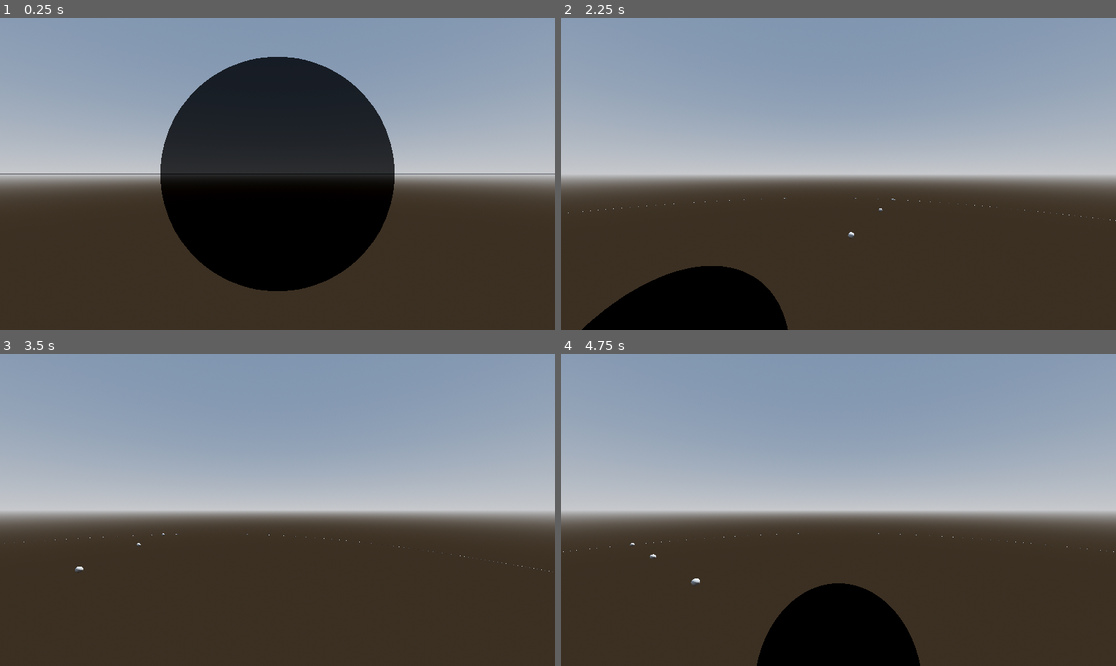
Above: before the commit, frames 1-4 (two rows, left to right).
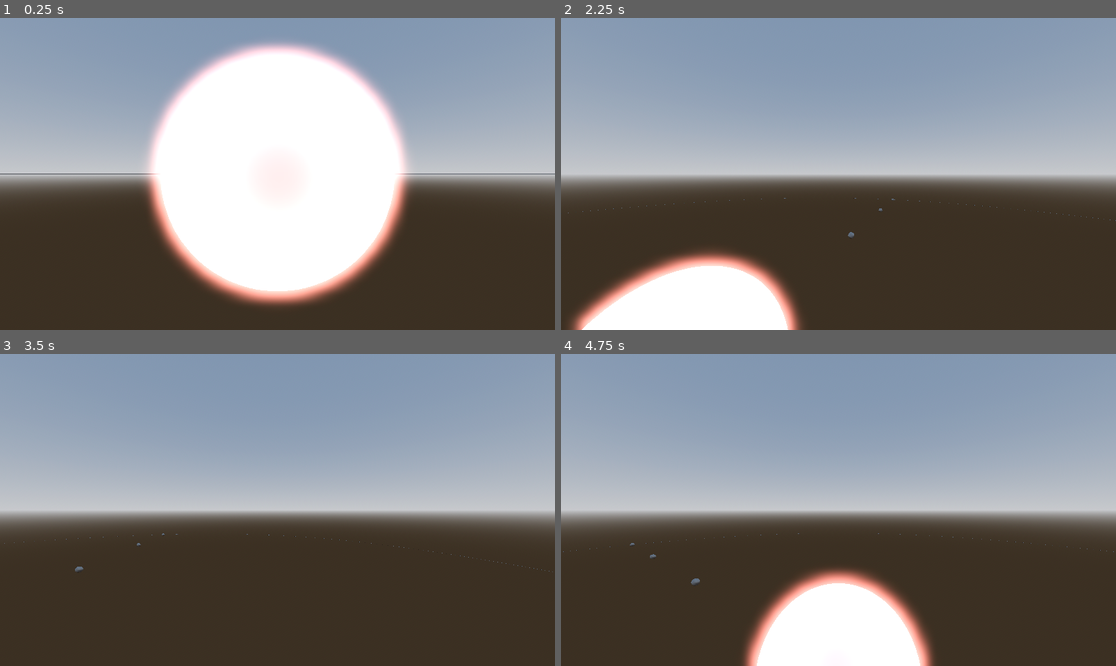
Above: after the commit, the same moments.

Repository: Pekersen/NFTL_Test_1.1
Game: Godot game, scene res://main.tscn
Two runs of this game, one before a commit and one after it. Both use one fixed random seed, a clock stepped at 60 frames per second and the inputs below.
Inputs (mouse positions are in pixels of both pictures, inside the frame that each line leads up to):
- Up to frame 1 (0.25 s): no input
- Up to frame 2 (2.25 s): tap Enter at 0.5 s; move the mouse to (960, 158) at 0.52 s; hold D (right) 0.53-1.25 s; click (960, 158) at 0.6 s; drag from (727, 189) to (810, 236) at 1.27 s; tap F (camera_reset) at 2 s; move the mouse to (894, 105) at 2.02 s; hold D (right) from 2.03 s (still down); hold Middle mouse button (camera_to_cursor) from 2.03 s (still down)
- Up to frame 3 (3.5 s): click (333, 441) at 2.3 s; release D (right) at 2.75 s; release Middle mouse button (camera_to_cursor) at 2.75 s; drag from (249, 572) to (111, 463) at 2.77 s
- Up to frame 4 (4.75 s): move the mouse to (1005, 556) at 3.52 s; hold A (left) 3.53-4.25 s; hold Mouse wheel down (zoom_out) 3.53-4.25 s; click (1005, 556) at 3.8 s; drag from (672, 463) to (755, 432) at 4.27 s

The runs differ from the first frame. In frame 1, 32% of the frame differs, in the area x 25-75%, y 7-93%; in frame 2, 7.9%; in frame 3, less than 0.1%; in frame 4, 8.3%.

Commit message:
I did this in school

Diff:
--- a/Camera/camera_movement.gd
+++ b/Camera/camera_movement.gd
@@ -1,6 +1,7 @@
 extends CharacterBody3D
 
 @onready var springArm = $SpringArm3D
+@onready var camera = $SpringArm3D/Camera3D
 var SPEED = 7.5
 
 
@@ -24,3 +25,37 @@
 
 	rotation_degrees.x = springArm.rotation_degrees.x
 	rotation_degrees.y = springArm.rotation_degrees.y
+
+func _input(event):
+	if event.is_action_released("click"):
+		shoot_ray()
+
+func shoot_ray():
+	# Get the position of the mouse on the screen (in 2D viewport coordinates)
+	var mouse_pos = get_viewport().get_mouse_position()
+	# Define the length of the ray to be cast (1000 units in 3D space)
+	var ray_length = 1000
+	# Calculate the origin point of the ray in 3D space using the camera's
+	# position and the mouse position
+	var from = camera.project_ray_origin(mouse_pos)
+	# Calculate the end point of the ray in 3D space by extending the ray
+	# from its origin along its direction (normal)
+	var to = from + camera.project_ray_normal(mouse_pos) * ray_length
+	# Get the space state from the 3D world to perform the raycasting operation
+	var space = get_world_3d().direct_space_state
+	# Create a new PhysicsRayQueryParameters3D object to define the parameters
+	# for the raycast
+	var ray_query = PhysicsRayQueryParameters3D.new()
+	# Set the origin point of the ray
+	ray_query.from = from
+	# Set the target point of the ray (where the ray ends after traveling the
+	# defined length)
+	ray_query.to = to
+	# Perform the raycast and store the result (if the ray hits something, the
+	# result will contain information about the hit)
+	var raycast_result = space.intersect_ray(ray_query)
+
+	# HERE IS WHERE YOU CAN MAKE IT DO SOMETHING (LIKE OPEN A GUI MENU)
+	# TODO:
+	if !raycast_result.is_empty():
+		print("clicked " + str(raycast_result.collider))
--- a/Camera/player_camera.tscn
+++ b/Camera/player_camera.tscn
@@ -7,6 +7,7 @@
 script = ExtResource("1_47gtb")
 
 [node name="SpringArm3D" type="SpringArm3D" parent="."]
+collision_mask = 0
 spring_length = 2.0
 margin = 0.001
 script = ExtResource("2_ohl0f")
--- a/Celestial Objects/Planets/planet.gd
+++ b/Celestial Objects/Planets/planet.gd
@@ -1,7 +1,8 @@
 extends Planet
 
-@onready var planetMesh = $"Rotation Point/Core/True Planet"
-@onready var core = $"Rotation Point/Core"
+@onready var planetMesh = $"RotationPoint/Core/TruePlanet"
+@onready var core = $"RotationPoint/Core"
+@onready var planetCollision = $"RotationPoint/Core/PlanetCollision"
 
 func _init():
 	distance = 10
@@ -11,13 +12,16 @@
 
 # Called when the node enters the scene tree for the first time.
 func _ready():
-
+	# Init orbit visuals
 	orbitMesh.mesh.outer_radius = distance
 	orbitMesh.mesh.inner_radius = distance - 0.005
 	core.position.x = distance
-
+	# Init planet visuals
 	planetMesh.mesh.radius = radius
 	planetMesh.mesh.height = radius * 2
+	# Init click area
+	planetCollision.shape.radius = radius + click_forgiveness
+
 
 # Called every frame. 'delta' is the elapsed time since the previous frame.
 func _process(delta: float) -> void:
--- a/Celestial Objects/Planets/planet.tscn
+++ b/Celestial Objects/Planets/planet.tscn
@@ -12,18 +12,23 @@
 radius = 0.1
 height = 0.2
 
+[sub_resource type="SphereShape3D" id="SphereShape3D_gfk4t"]
+
 [node name="Planet" type="Node3D" node_paths=PackedStringArray("rotationPoint", "orbitMesh")]
 script = ExtResource("1_21ytp")
-rotationPoint = NodePath("Rotation Point")
+rotationPoint = NodePath("RotationPoint")
 orbitMesh = NodePath("Orbit")
 
 [node name="Orbit" type="MeshInstance3D" parent="."]
 mesh = SubResource("TorusMesh_3ugw0")
 
-[node name="Rotation Point" type="Node3D" parent="."]
+[node name="RotationPoint" type="Node3D" parent="."]
 
-[node name="Core" type="Node3D" parent="Rotation Point"]
+[node name="Core" type="StaticBody3D" parent="RotationPoint"]
 transform = Transform3D(1, 0, 0, 0, 1, 0, 0, 0, 1, 20, 0, 0)
 
-[node name="True Planet" type="MeshInstance3D" parent="Rotation Point/Core"]
+[node name="TruePlanet" type="MeshInstance3D" parent="RotationPoint/Core"]
 mesh = SubResource("SphereMesh_xsawm")
+
+[node name="PlanetCollision" type="CollisionShape3D" parent="RotationPoint/Core"]
+shape = SubResource("SphereShape3D_gfk4t")
--- a/Celestial Objects/Planets/planets_script.gd
+++ b/Celestial Objects/Planets/planets_script.gd
@@ -4,6 +4,7 @@
 @export var orbitMesh : Node3D
 
 var distance : float
+var distance_offset : float
 var num_moons : int
 var rings : bool
 var ring_size : float
--- a/Celestial Objects/Stars/star.gd
+++ b/Celestial Objects/Stars/star.gd
@@ -1,6 +1,6 @@
 extends Star
 
-@onready var starMesh = $MeshInstance3D
+@onready var starMesh = $StarMesh
 
 # Called when the node enters the scene tree for the first time.
 func _ready():
--- a/Celestial Objects/Stars/star.tscn
+++ b/Celestial Objects/Stars/star.tscn
@@ -1,20 +1,29 @@
-[gd_scene load_steps=5 format=3 uid="uid://bequjodqr8tcj"]
+[gd_scene load_steps=6 format=3 uid="uid://bequjodqr8tcj"]
 
 [ext_resource type="Script" path="res://Celestial Objects/Stars/star.gd" id="1_81nsq"]
-[ext_resource type="Shader" path="res://Shaders/highlight.gdshader" id="2_sigu1"]
+[ext_resource type="Shader" path="res://Shaders/star.gdshader" id="2_dithh"]
 
-[sub_resource type="ShaderMaterial" id="ShaderMaterial_ob10o"]
+[sub_resource type="ShaderMaterial" id="ShaderMaterial_2035w"]
 render_priority = 0
-shader = ExtResource("2_sigu1")
-shader_parameter/outline_color = Color(1, 1, 1, 1)
-shader_parameter/outline_width = 2.0
-shader_parameter/constant_width = true
+shader = ExtResource("2_dithh")
+shader_parameter/Glow_Power = 1.099
+shader_parameter/Lightness_Difference = 1.538
+shader_parameter/Sun_Color = Color(1, 0.329412, 0.309804, 1)
+shader_parameter/waveSpeed = 0.177
+shader_parameter/fresnel = 2.0
+shader_parameter/scale = 0.0
+shader_parameter/blendSharpness = 0.0
 
 [sub_resource type="SphereMesh" id="SphereMesh_f1oyn"]
-material = SubResource("ShaderMaterial_ob10o")
+material = SubResource("ShaderMaterial_2035w")
 
-[node name="Star" type="Node3D"]
+[sub_resource type="SphereShape3D" id="SphereShape3D_4mdgf"]
+
+[node name="Star" type="StaticBody3D"]
 script = ExtResource("1_81nsq")
 
-[node name="MeshInstance3D" type="MeshInstance3D" parent="."]
+[node name="StarMesh" type="MeshInstance3D" parent="."]
 mesh = SubResource("SphereMesh_f1oyn")
+
+[node name="CollisionShape3D" type="CollisionShape3D" parent="."]
+shape = SubResource("SphereShape3D_4mdgf")
--- a/Celestial Objects/celestial_objects.gd
+++ b/Celestial Objects/celestial_objects.gd
@@ -2,3 +2,18 @@
 
 var radius : float
 var mass : float
+
+# for randomness
+var rng = RandomNumberGenerator.new()
+
+# offsets
+var radius_variance : Array[float]
+var mass_variance : Array[float]
+
+
+# When clicking on an object, there will be additional space where the click will go through even
+# though user is clicking on nothing visually
+var click_forgiveness : float = 0.2
+
+func offsetValue(value, offset : Array[float]):
+	value += rng.randf_range(offset[0], offset[1])
--- /dev/null
+++ b/Shaders/star.gdshader
@@ -0,0 +1,52 @@
+shader_type spatial;
+render_mode specular_schlick_ggx;
+
+
+uniform float Glow_Power : hint_range(0,10) = 3;
+uniform float Lightness_Difference : hint_range(0,10) = 3;
+uniform vec4 Sun_Color : source_color;
+
+uniform sampler2D voronoi_noise;
+uniform sampler2D emission_noise;
+varying vec3 vertex_pos;
+uniform float waveSpeed : hint_range(0,1) = 0.1;
+uniform float fresnel : hint_range(0,2) = 1.0;
+
+uniform float scale : hint_range(0,2) = 0.01;
+uniform float blendSharpness : hint_range(0,2) = 0.0;
+
+// TRIPLANAR FUNCTION
+vec4 triplanar_texture(vec3 position, vec3 normal, vec2 offset, sampler2D noise) {
+	vec4 colX = texture(noise, position.xy * scale + offset);
+	vec4 colY = texture(noise, position.xz * scale + offset);
+	vec4 colZ = texture(noise, position.zy * scale + offset);
+
+	vec3 blendWeight = abs(normal);
+	blendWeight = vec3(pow(blendWeight.x, blendSharpness), pow(blendWeight.y, blendSharpness), pow(blendWeight.z, blendSharpness));
+	blendWeight /= (blendWeight.x + blendWeight.y + blendWeight.z);
+
+	return colX * blendWeight.x + colY * blendWeight.y + colZ * blendWeight.z;
+}
+
+void vertex() {
+	vertex_pos = VERTEX;
+}
+
+void fragment() {
+	// Fresnel
+	float fresnel_out = pow(fresnel - clamp(dot(NORMAL, VIEW), 0.0, fresnel), fresnel);
+
+	vec2 waveOffsetA = vec2(TIME * waveSpeed, TIME * waveSpeed * 0.8);
+	vec2 waveOffsetB = vec2(TIME * waveSpeed * - 0.8, TIME * waveSpeed * -0.3);
+	vec2 result_offset = waveOffsetA + waveOffsetB;
+
+	vec3 cloud_tex = triplanar_texture(vertex_pos, NORMAL, result_offset, voronoi_noise).rgb;
+	vec3 cloud_tex_with_light = cloud_tex * vec3(Lightness_Difference);
+	vec3 cloud_tex_with_light_with_color = cloud_tex_with_light * Sun_Color.rgb;
+	vec3 cloud_tex_with_light_with_color_with_glow = vec3(Glow_Power) * cloud_tex_with_light_with_color;
+
+	vec3 noise_tex = triplanar_texture(vertex_pos, NORMAL, result_offset, emission_noise).rgb;
+	vec3 result = cloud_tex_with_light_with_color_with_glow * noise_tex;
+
+	EMISSION = vec3(fresnel_out) * result;
+}
--- a/TODO.cfg
+++ b/TODO.cfg
@@ -1,8 +1,6 @@
 [TODO]
 
-item0="Generation Script"
 item1="Planet Textures"
-item2="HUD"
 item3="Selection of planets"
 item4="Time speed"
 item6="Pause"
@@ -10,15 +8,18 @@
 item7="Console/Debugger"
 item8="NPCS"
 item9="Planet close-ups"
-item10="Sun shaders"
 
 [Pekersen progress]
 
-__none__="null"
+item0="Generation Script"
+item2="HUD"
+item1="Lighting"
 
 [Wqsk progress]
 
+item10="Sun shaders"
 item1="Highlight Shaders"
+item0="Click script"
 
 [DONE :3]
 
--- a/main.tscn
+++ b/main.tscn
@@ -21,14 +21,10 @@
 [node name="Main" type="Node3D"]
 script = ExtResource("1_n3iuf")
 
+[node name="PlayerCamera" parent="." instance=ExtResource("1_spi54")]
+
 [node name="WorldEnvironment" type="WorldEnvironment" parent="."]
 environment = SubResource("Environment_y5lqt")
-
-[node name="DirectionalLight3D" type="DirectionalLight3D" parent="."]
-transform = Transform3D(-0.866025, -0.433013, 0.25, 0, 0.5, 0.866025, -0.5, 0.75, -0.433013, 0, 0, 0)
-shadow_enabled = true
-
-[node name="PlayerCamera" parent="." instance=ExtResource("1_spi54")]
 
 [node name="Planet" parent="." instance=ExtResource("2_07cdw")]
 
--- a/project.godot
+++ b/project.godot
@@ -66,3 +66,8 @@
 "events": [Object(InputEventKey,"resource_local_to_scene":false,"resource_name":"","device":-1,"window_id":0,"alt_pressed":false,"shift_pressed":false,"ctrl_pressed":false,"meta_pressed":false,"pressed":false,"keycode":0,"physical_keycode":70,"key_label":0,"unicode":102,"echo":false,"script":null)
 ]
 }
+click={
+"deadzone": 0.5,
+"events": [Object(InputEventMouseButton,"resource_local_to_scene":false,"resource_name":"","device":-1,"window_id":0,"alt_pressed":false,"shift_pressed":false,"ctrl_pressed":false,"meta_pressed":false,"button_mask":1,"position":Vector2(152, 6),"global_position":Vector2(156, 47),"factor":1.0,"button_index":1,"canceled":false,"pressed":true,"double_click":false,"script":null)
+]
+}
Not shown: 1 places in Celestial Objects/Planets/planet.tscn that only renumber resources
